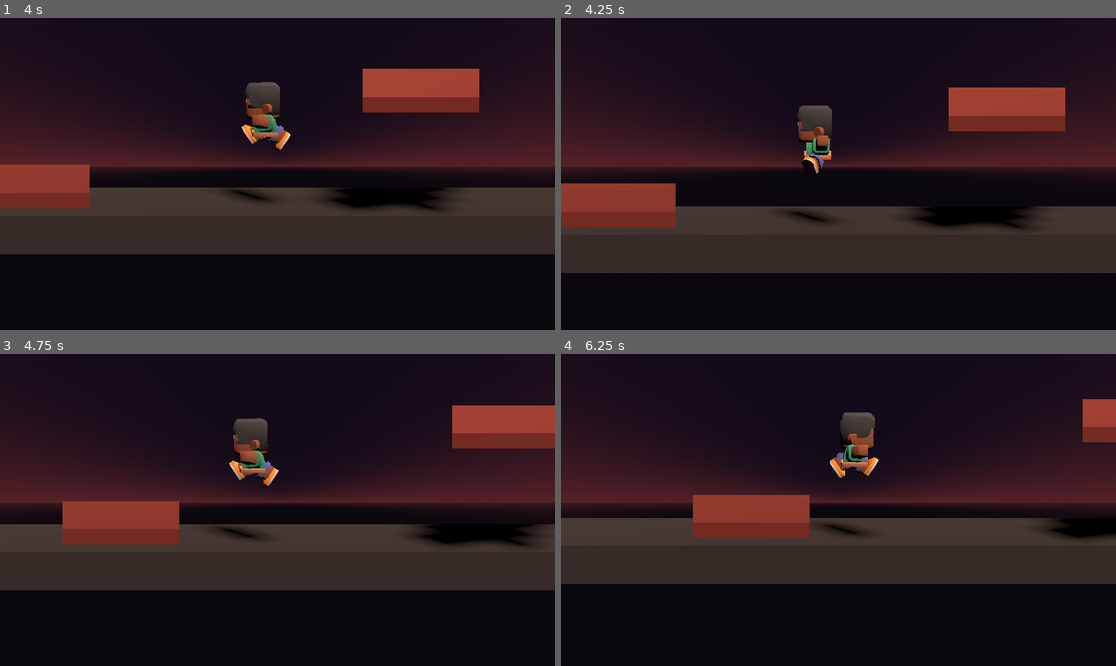
Above: before the commit, frames 1-4 (two rows, left to right).
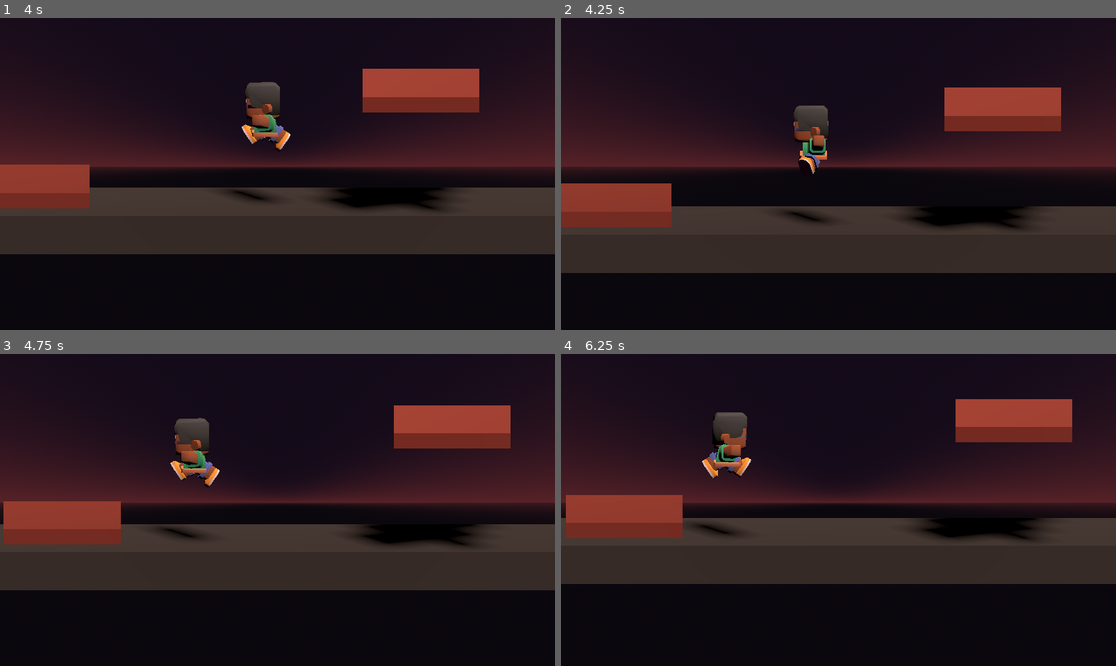
Above: after the commit, the same moments.

Repository: Sangope/DuelsSouls
Game: Godot game, scene res://main.tscn
Two runs of this game, one before a commit and one after it. Both use one fixed random seed, a clock stepped at 60 frames per second and the inputs below.
Inputs:
- Up to frame 1 (4 s): hold D (move_right) 0.53-1.28 s; hold C (pocion) 0.53-1.28 s; tap Space (saltar) at 0.77, 1.52, 3.02, 3.77 s; hold A (move_left) 1.28-2.03 s; tap C (pocion) at 1.35, 2.85 s; hold D (move_right) 2.03-2.78 s; hold C (pocion) 2.03-2.78 s; hold W (move_up) 2.78-3.53 s; hold A (move_left) from 3.53 s (still down); hold C (pocion) from 3.53 s (still down)
- Up to frame 2 (4.25 s): keep holding A (move_left); keep holding C (pocion)
- Up to frame 3 (4.75 s): keep holding A (move_left); release C (pocion) at 4.28 s; tap C (pocion) at 4.35 s; tap Space (saltar) at 4.52 s
- Up to frame 4 (6.25 s): hold C (pocion) 5.03-5.78 s; release A (move_left) at 5.78 s; hold D (move_right) from 5.78 s (still down); tap C (pocion) at 5.85 s; tap Space (saltar) at 6.02 s

Frame 1 is identical in both runs. In frame 2, 0.9% of the frame differs, in the area x 19-91%, y 22-68%; in frame 3, 9.7%; in frame 4, 14%, in the area x 0-100%, y 14-60%.

Commit message:
T8 N3 - Tarea A - limites del nivel

Diff:
--- a/camara_sigue.gd
+++ b/camara_sigue.gd
@@ -3,6 +3,8 @@
 @export var objetivo: Node3D
 @export var distancia = Vector3(0, 2.2, 12)
 @export var suavizado = 5.0
+@export var limite_min = Vector2(-2, -10) # x y z mínimas
+@export var limite_max = Vector2(2, 10) # x y z máximas
 
 
 func _ready():
@@ -13,5 +15,8 @@
 
 
 func _physics_process(delta):
-	var destino = objetivo.global_position + distancia
+	var foco = objetivo.global_position
+	foco.x = clamp(foco.x, limite_min.x, limite_max.x)
+	foco.z = clamp(foco.z, limite_min.y, limite_max.y)
+	var destino = foco + distancia
 	global_position = global_position.lerp(destino, suavizado * delta)
